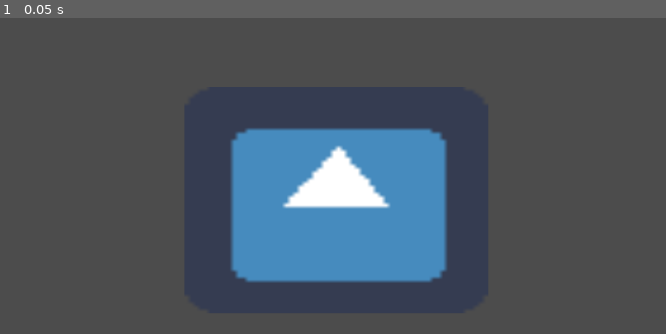
Above: before the commit, frame 1.
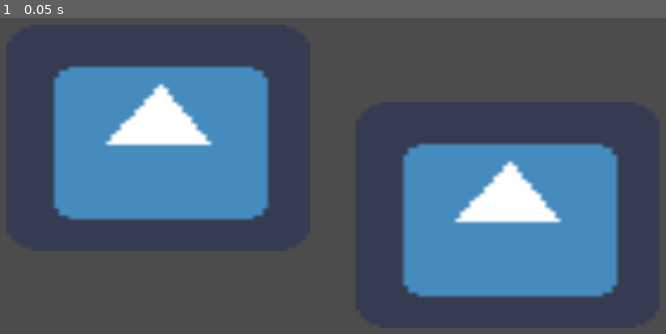
Above: after the commit, the same moment.

Repository: TinSlim/Block-Fall-of-Death
Game: Godot game, scene res://test.tscn
Two runs of this game, one before a commit and one after it. Both use one fixed random seed, a clock stepped at 60 frames per second and the inputs below. The project has no main scene, so this scene is started directly. The engine's default icon, where the game draws it, is replaced by a stand-in: a white triangle on a blue panel in a dark square.
Inputs:
- Up to frame 1 (0.05 s): no input

The runs differ from the first frame. In frame 1, 39% of the frame differs, in the area x 7-93%, y 15-89%.

Commit message:
Add another image

Diff:
--- a/test.tscn
+++ b/test.tscn
@@ -3,6 +3,10 @@
 [ext_resource path="res://icon.png" type="Texture" id=1]
 
 [node name="Icon" type="Sprite"]
-position = Vector2( 448.5, 271.75 )
+position = Vector2( 221, 192 )
 scale = Vector2( 6.07812, 4.53906 )
 texture = ExtResource( 1 )
+
+[node name="Icon" type="Sprite" parent="."]
+position = Vector2( 73.5425, 21.8107 )
+texture = ExtResource( 1 )
